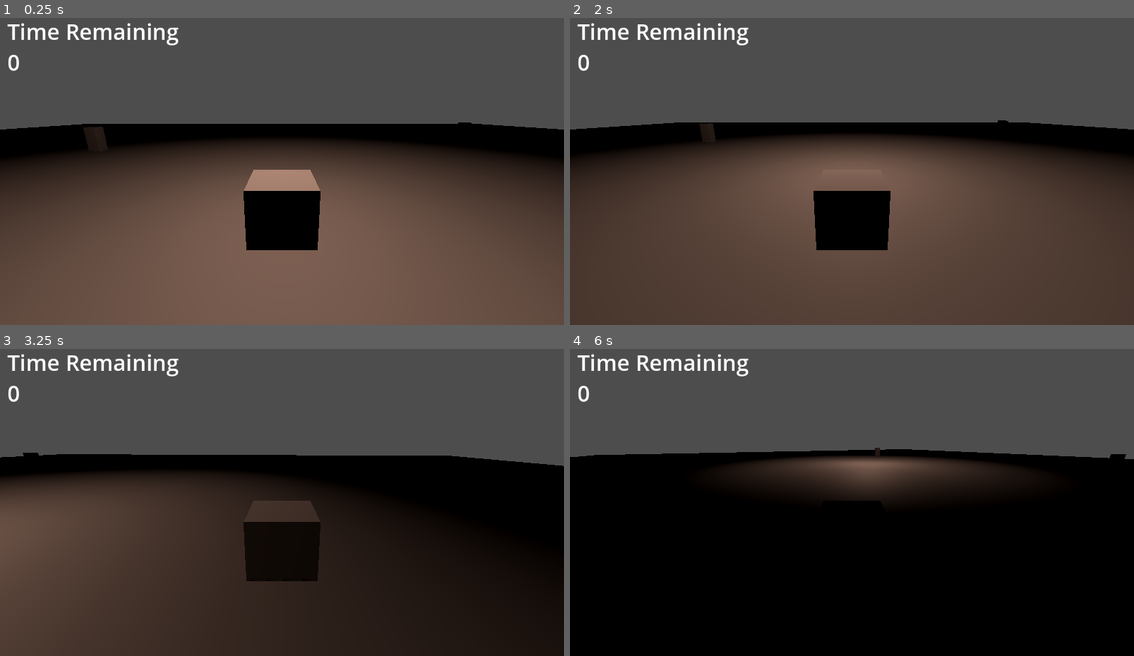
Above: before the commit, frames 1-4 (two rows, left to right).
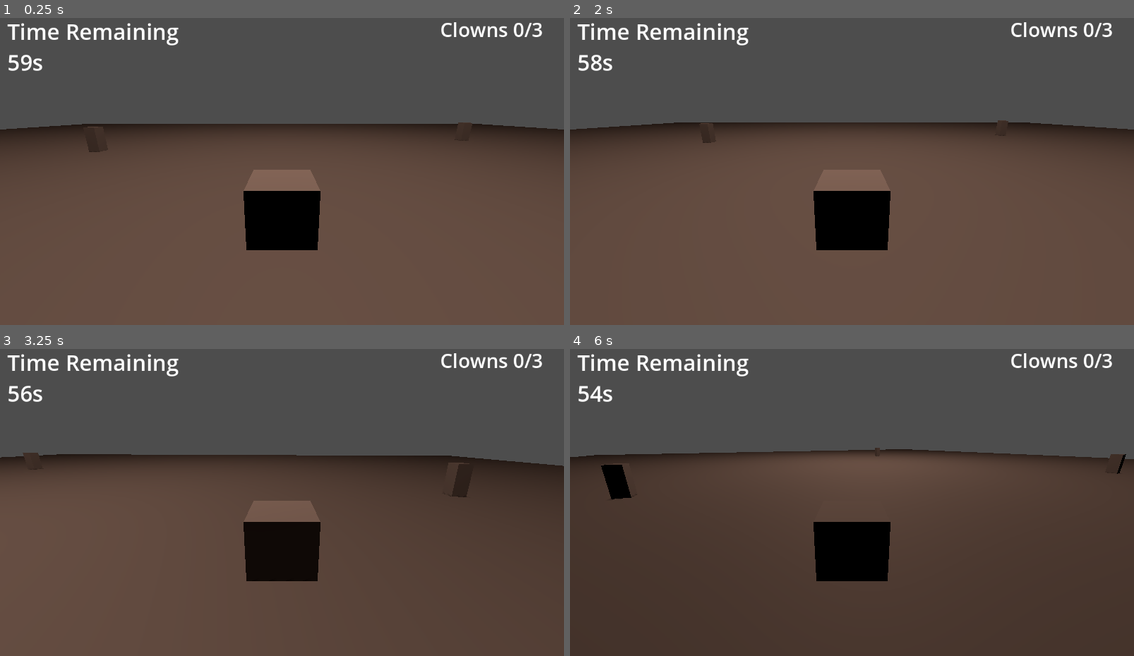
Above: after the commit, the same moments.

Repository: malceore/ClownCarGame
Game: Godot game, scene res://scenes/world.tscn
The game is run twice, just before and just after one commit, with the same random seed, the same clock (stepped at 60 frames per second) and the same inputs.
Inputs (mouse positions are in pixels of both pictures, inside the frame that each line leads up to):
- Up to frame 1 (0.25 s): no input
- Up to frame 2 (2 s): tap Enter at 0.5 s; move the mouse to (976, 150) at 0.52 s; press the mouse at (976, 150) at 0.53 s; hold D (turn_right) 0.53-1.28 s; move the mouse to (739, 183) at 1.27 s; release the mouse at (739, 183) at 1.28 s; hold S (reverse) from 1.28 s (still down); tap Space (honk) at 1.35 s
- Up to frame 3 (3.25 s): move the mouse to (338, 428) at 2.02 s; release S (reverse) at 2.03 s; press the mouse at (338, 428) at 2.03 s; hold D (turn_right) 2.03-2.78 s; move the mouse to (253, 560) at 2.77 s; release the mouse at (253, 560) at 2.78 s; hold W (accelerate) from 2.78 s (still down); tap Space (honk) at 2.85 s
- Up to frame 4 (6 s): move the mouse to (1021, 545) at 3.52 s; release W (accelerate) at 3.53 s; press the mouse at (1021, 545) at 3.53 s; hold A (turn_left) 3.53-5.03 s; move the mouse to (682, 450) at 4.27 s; release the mouse at (682, 450) at 4.28 s; tap Space (honk) at 4.35, 5.85 s; move the mouse to (880, 496) at 5.02 s; press the mouse at (880, 496) at 5.03 s; hold S (reverse) 5.03-5.78 s; move the mouse to (767, 419) at 5.77 s; release the mouse at (767, 419) at 5.78 s; hold D (turn_right) from 5.78 s (still down)

The runs differ from the first frame. In frame 1, 19% of the frame differs, in the area x 0-100%, y 1-65%; in frame 2, 18%; in frame 3, 54%; in frame 4, 63%, in the area x 0-100%, y 1-100%.

Commit message:
added ui timer and clown count.

Diff:
--- a/scenes/drive_timer.tscn
+++ b/scenes/drive_timer.tscn
@@ -23,3 +23,5 @@
 offset_bottom = 204.0
 theme_override_font_sizes/normal_font_size = 45
 text = "00:00:00"
+
+[connection signal="timeout" from="Timer" to="." method="_on_timer_timeout"]
--- a/scenes/world.tscn
+++ b/scenes/world.tscn
@@ -19,12 +19,12 @@
 honkRange = 5
 
 [node name="Sun" type="OmniLight3D" parent="."]
-transform = Transform3D(1, 0, 0, 0, 1, 0, 0, 0, 1, 0, 7.66458, 0)
+transform = Transform3D(1, 0, 0, 0, 1, 0, 0, 0, 1, 0, 30.9082, 0)
 light_color = Color(0.976471, 0.760784, 0.658824, 1)
-light_energy = 5.454
-light_indirect_energy = 1.095
+light_energy = 14.526
+light_indirect_energy = 5.714
 shadow_enabled = true
-omni_range = 29.5159
+omni_range = 148.486
 
 [node name="Ground" type="StaticBody3D" parent="."]
 transform = Transform3D(1, 0, 0, 0, 1, 0, 0, 0, 1, 0, -2.38339, 0)
@@ -48,3 +48,11 @@
 [node name="UI" type="CanvasLayer" parent="."]
 
 [node name="DriveTimer" parent="UI" instance=ExtResource("4_5mw8l")]
+
+[node name="ClownCount" type="RichTextLabel" parent="UI"]
+offset_left = 899.0
+offset_top = 16.0
+offset_right = 1176.0
+offset_bottom = 78.0
+theme_override_font_sizes/normal_font_size = 40
+text = "Clowns  0/8"
--- a/scripts/drive_timer.gd
+++ b/scripts/drive_timer.gd
@@ -1,7 +1,19 @@
 extends Control
+
+@export var time = 60
+
+func _ready():
+	$Timer.wait_time = time
 
 func timesUp():
 	print("You lose")
 
 func _process(delta):
-	$TimeRemaining.text = "Time Remaining\n" + str($Timer.time_left)
+	$TimeRemaining.text = "Time Remaining\n" + str(floor($Timer.time_left)) + "s"
+
+func start():
+	$Timer.start()
+
+
+func _on_timer_timeout():
+	timesUp()
--- a/scripts/world.gd
+++ b/scripts/world.gd
@@ -1,13 +1,17 @@
 extends Node3D
 
 @onready var clowns = get_tree().get_nodes_in_group("clowns")
-
+@onready var clownCountText = $UI/ClownCount
 
 func _ready():
-	pass
-	#parentCamera()
+	$UI/DriveTimer.start()
 
 func _process(delta):
+	var disabled_clown_count = 0
+	for clown in clowns:
+		if !clown.enabled:
+			disabled_clown_count += 1
+	clownCountText.text = "Clowns " + str(disabled_clown_count) + "/" + str(clowns.size())
 	if victory():
 		print("You win!")
 
Not shown, changed: notes.txt
